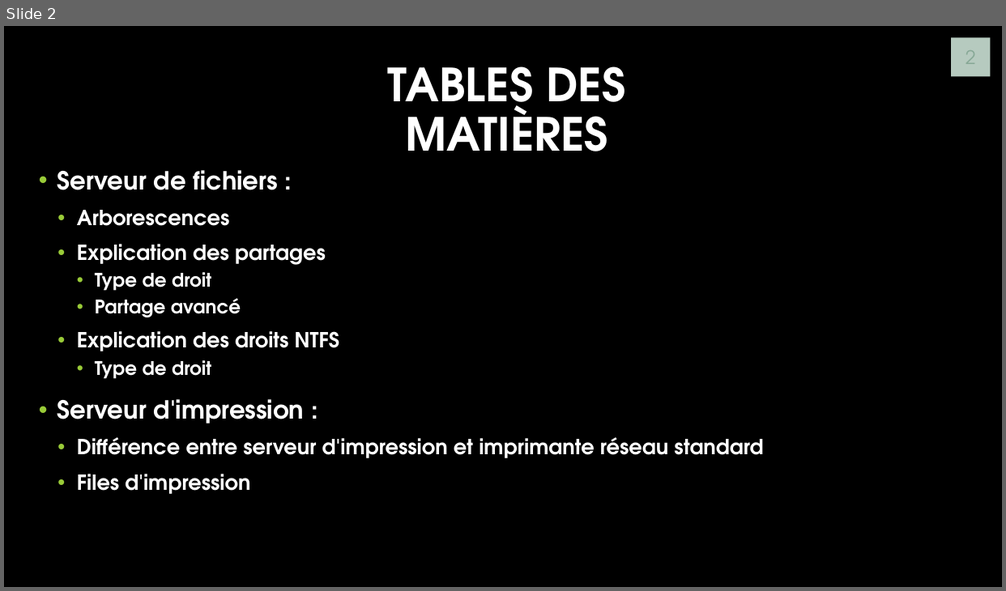
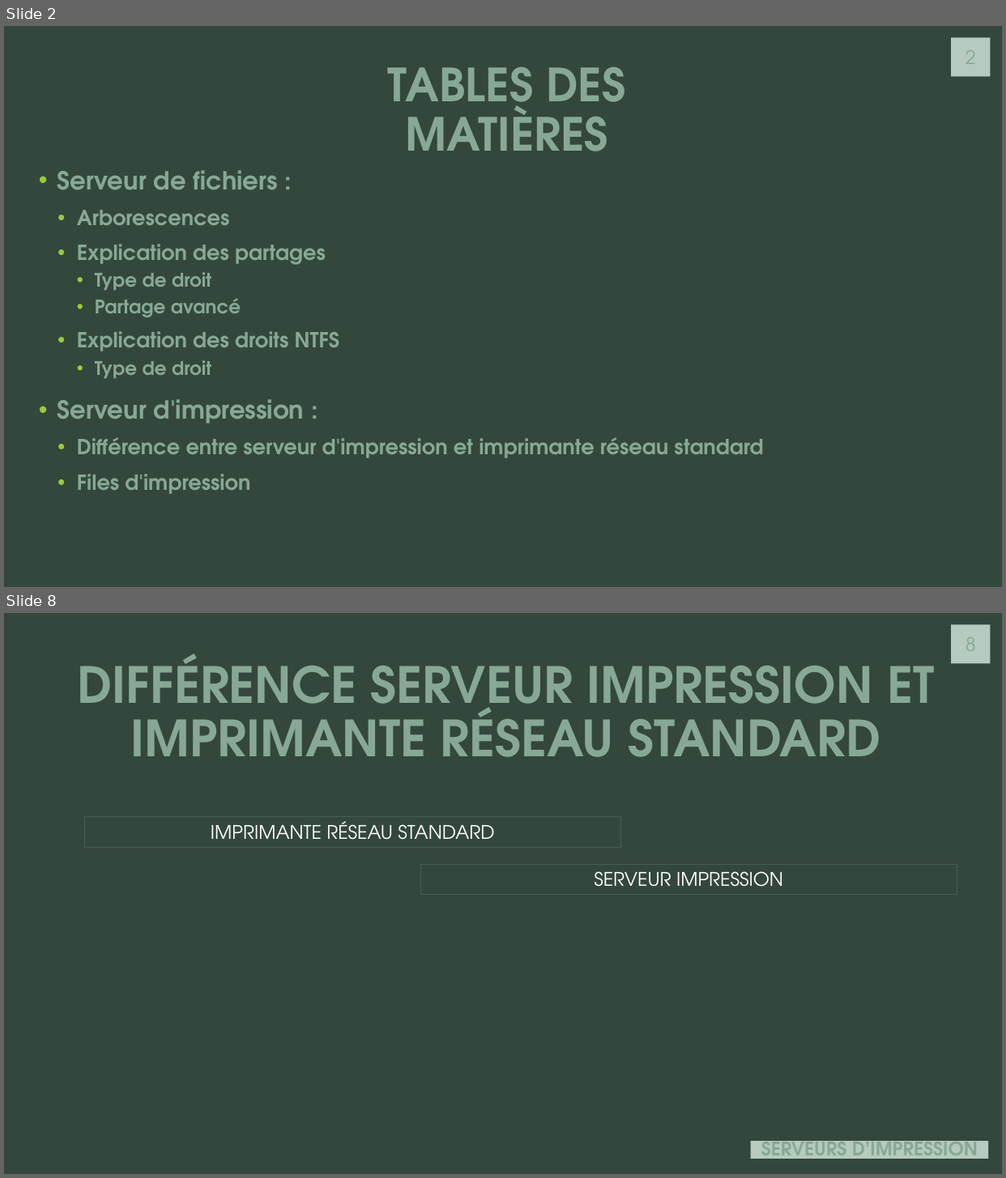
Before and after one commit to J0rg321/Serveur_Fichiers_ICT-123, a slide deck: SERVEUR ET FICHIERS D’IMPRESSION.pptx. Shown one above the other, each under a label of ours: slide 2 before the commit, slides 2 and 8 after it; the slides between them are not shown. The pictures are 1006x591 and 1006x1178 pixels, drawn with LibreOffice and Linux fonts; fonts in the diff are those of the drawing; background and template pictures are left out. Boxes give left, top, right and bottom in pixels: in the first picture for what was removed or moved away, otherwise in the second. Text is boxed around its words. In the diff, an @@ line names an element or a change of style, - is before the commit and + after.

```diff
--- a/SERVEUR ET FICHIERS D’IMPRESSION.pptx
+++ b/SERVEUR ET FICHIERS D’IMPRESSION.pptx
@@ slide 8 added at box(4, 613, 1002, 1174), background #34473D; not listed: 1 template element that a slide beside it also shows @@
@@ text added at box(78, 653, 934, 757), 48 pt, text #87A896, bold @@
+DIFFÉRENCE SERVEUR IMPRESSION ET IMPRIMANTE RÉSEAU STANDARD
@@ rectangle added at box(84, 817, 621, 847), outline #455F51 0.75 pt, 18 pt, text #FFFFFF @@
+IMPRIMANTE RÉSEAU STANDARD
@@ rectangle added at box(420, 865, 957, 895), outline #455F51 0.75 pt, 18 pt, text #FFFFFF @@
+SERVEUR IMPRESSION
@@ title added at box(750, 1142, 988, 1160), fill #B6CABF, 18 pt, text #87A896, bold @@
+SERVEURS D’IMPRESSION
@@ slide 2 changed as well @@
@@ background picture (left out) to #34473D @@
@@ title "TABLES DES MATIÈRES" at box(388, 66, 625, 152): text colour #FFFFFF to #87A896 @@
@@ text "Serveur de fichiers :" at box(57, 170, 763, 494): text colour #FFFFFF to #87A896 @@
```
Also in this commit, not shown: 1 other slide changed, 5 other slides added, 3 slides removed.
